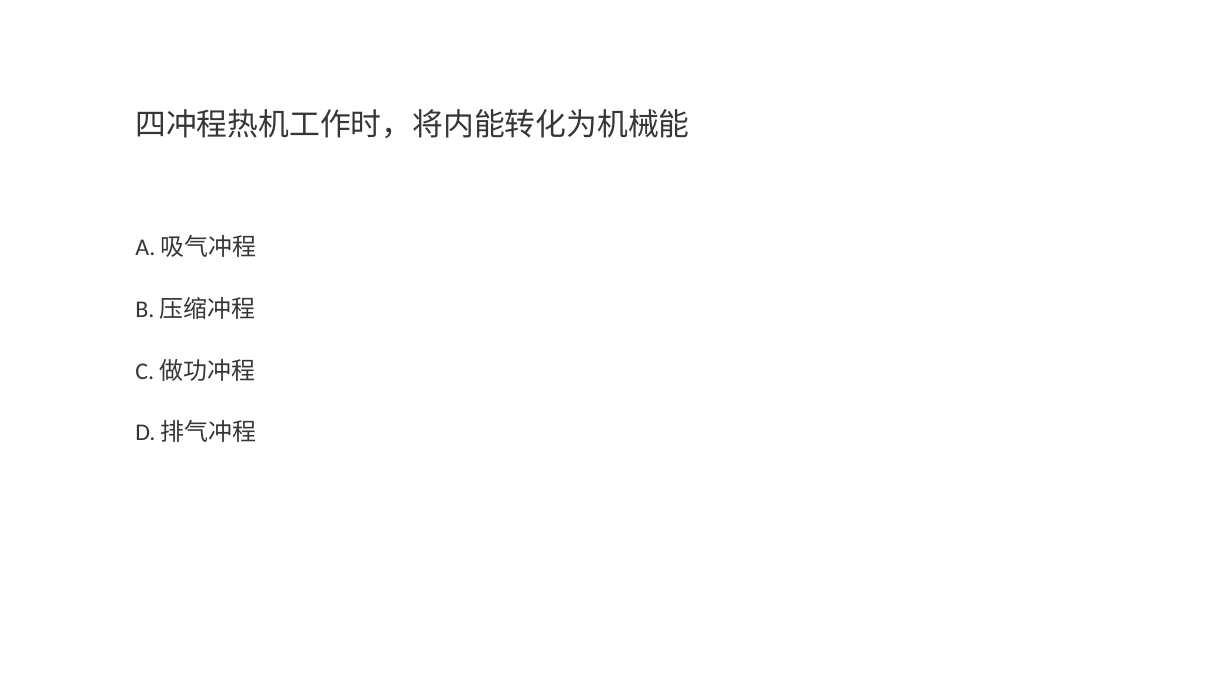
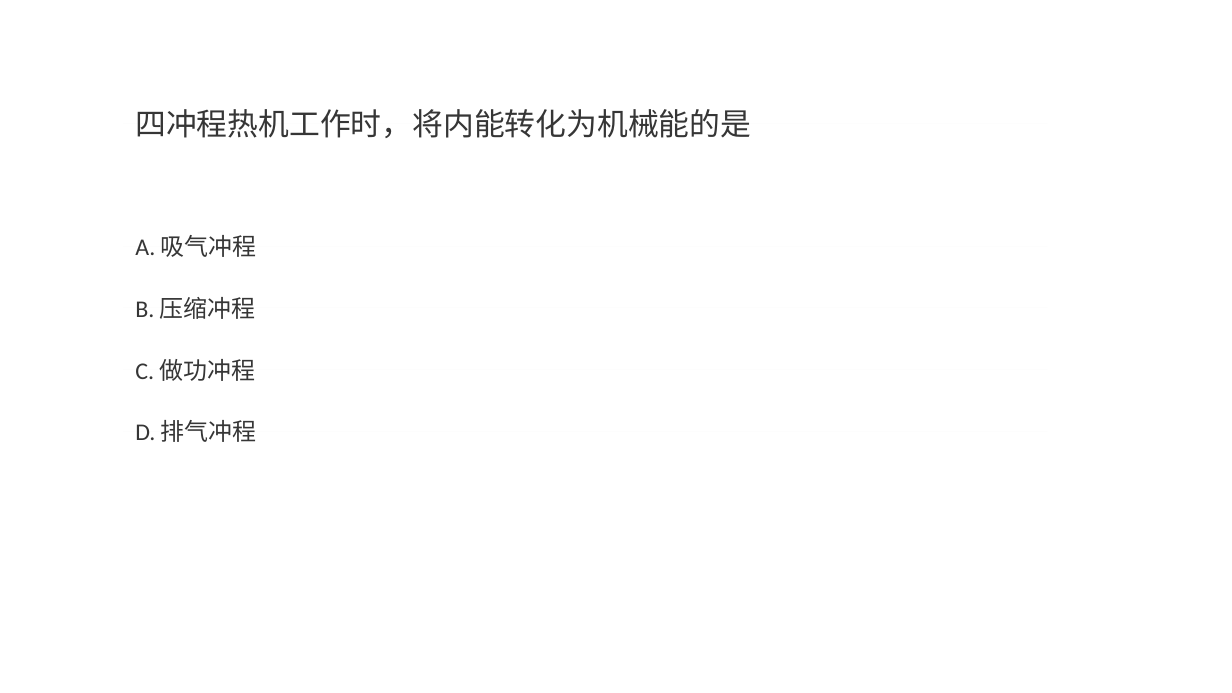
Before and after one commit to momoko8443/mang_project, a slide deck: slide 4 of question.pptx. Drawn at 1232x693 pixels with LibreOffice and Linux fonts; fonts in the diff are those of the drawing. Boxes give left, top, right and bottom in pixels: in the first picture for what was removed or moved away, otherwise in the second. Text is boxed around its words. In the diff, an @@ line names an element or a change of style, - is before the commit and + after.

```diff
--- a/question.pptx
+++ b/question.pptx
@@ text at [135, 109, 751, 138]: text changed @@
-四冲程热机工作时，将内能转化为机械能
+四冲程热机工作时，将内能转化为机械能的是
```
Also in this commit, not shown: 5 other slides changed, 30 other files.
